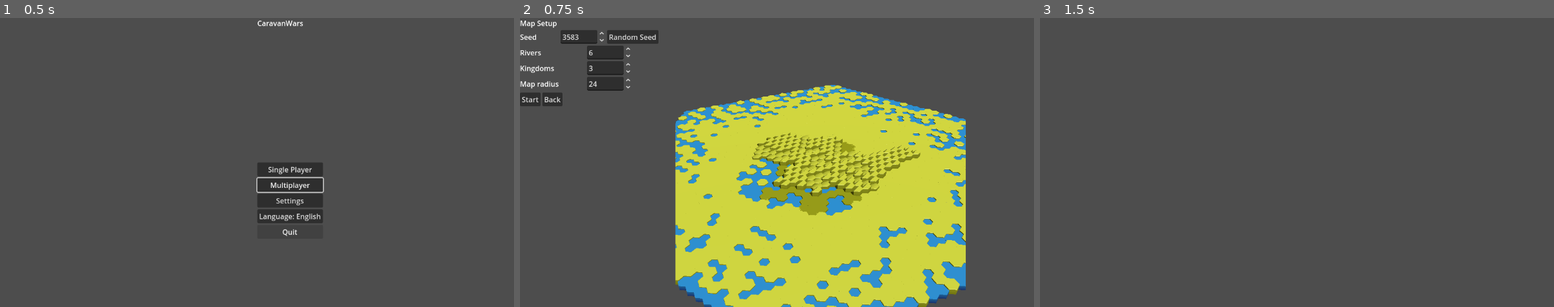
Above: before the commit, frames 1-3 (left to right).
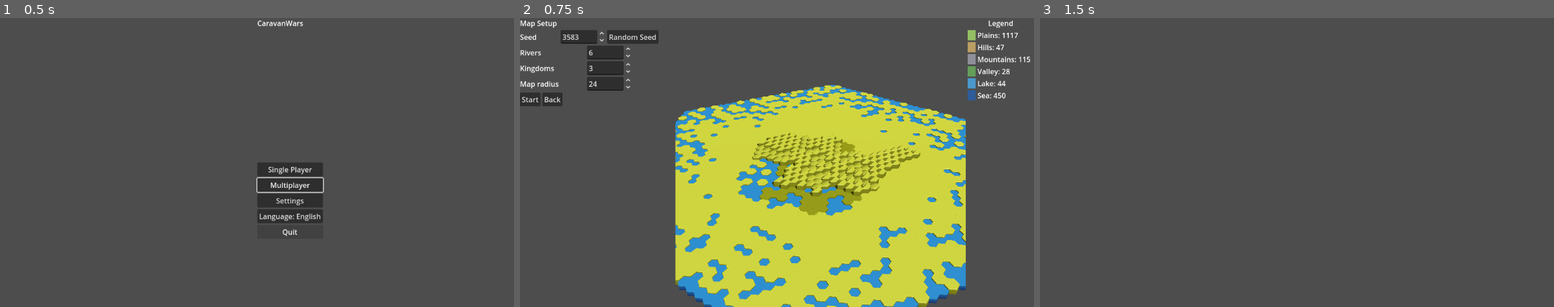
Above: after the commit, the same moments.

Repository: sepa79/CaravanWars
Game: Godot game, scene res://scenes/Main.tscn
The game is run twice, just before and just after one commit, with the same random seed, the same clock (stepped at 60 frames per second) and the same inputs.
Inputs:
- Up to frame 1 (0.5 s): no input
- Up to frame 2 (0.75 s): click "Single Player" at 0.5 s
- Up to frame 3 (1.5 s): click "Start" at 1.25 s

Frame 1 is identical in both runs. In frame 2, 0.8% of the frame differs, in the area x 31-100%, y 0-91%; in frame 3, nothing differs.

Commit message:
feat: add map preview controls and legend

Diff:
--- a/game/i18n/en.cfg
+++ b/game/i18n/en.cfg
@@ -81,6 +81,14 @@
 setup.legend_bridges="Bridges"
 setup.legend_fords="Fords"
 setup.legend_regions="Regions"
+setup.legend.title="Legend"
+setup.legend.count_format="{name}: {count}"
+setup.legend.plains="Plains"
+setup.legend.hills="Hills"
+setup.legend.mountains="Mountains"
+setup.legend.valley="Valley"
+setup.legend.lake="Lake"
+setup.legend.sea="Sea"
 setup.start="Start"
 
 errors.timeout="Connection timeout"
--- a/game/i18n/pl.cfg
+++ b/game/i18n/pl.cfg
@@ -81,6 +81,14 @@
 setup.legend_bridges="Mosty"
 setup.legend_fords="Brody"
 setup.legend_regions="Regiony"
+setup.legend.title="Legenda"
+setup.legend.count_format="{name}: {count}"
+setup.legend.plains="Równiny"
+setup.legend.hills="Wzgórza"
+setup.legend.mountains="Góry"
+setup.legend.valley="Dolina"
+setup.legend.lake="Jezioro"
+setup.legend.sea="Morze"
 setup.start="Start"
 
 errors.timeout="Przekroczono czas oczekiwania"
--- a/game/ui/MapSetupScreen.gd
+++ b/game/ui/MapSetupScreen.gd
@@ -4,11 +4,39 @@
 const CI_AUTO_QUIT_ENV := "CI_AUTO_QUIT"
 const HexMapConfig := preload("res://mapgen/HexMapConfig.gd")
 const HexMapData := preload("res://mapgen/HexMapData.gd")
+const REGION_LEGEND_ENTRIES: Array = [
+    {
+        "id": "plains",
+        "color": Color(0.58, 0.75, 0.39),
+    },
+    {
+        "id": "hills",
+        "color": Color(0.73, 0.62, 0.39),
+    },
+    {
+        "id": "mountains",
+        "color": Color(0.56, 0.56, 0.6),
+    },
+    {
+        "id": "valley",
+        "color": Color(0.4, 0.62, 0.35),
+    },
+    {
+        "id": "lake",
+        "color": Color(0.29, 0.6, 0.8),
+    },
+    {
+        "id": "sea",
+        "color": Color(0.18, 0.36, 0.6),
+    },
+]
+const LEGEND_SWATCH_SIZE: Vector2 = Vector2(18.0, 18.0)
 
 @onready var start_button: Button = $HBox/ControlsScroll/Controls/Buttons/Start
 @onready var back_button: Button = $HBox/ControlsScroll/Controls/Buttons/Back
 @onready var main_ui: Control = $HBox
 @onready var map_view: MapView = $HBox/MapRow/MapView
+@onready var legend_container: VBoxContainer = $HBox/MapRow/KingdomLegend
 @onready var title_label: Label = $HBox/ControlsScroll/Controls/Title
 @onready var seed_label: Label = $HBox/ControlsScroll/Controls/Params/SeedLabel
 @onready var seed_spinbox: SpinBox = $HBox/ControlsScroll/Controls/Params/SeedRow/Seed
@@ -25,6 +53,10 @@
 var _current_config: HexMapConfig
 var _updating_controls: bool = false
 var _rng := RandomNumberGenerator.new()
+var _legend_title_label: Label
+var _legend_entries_container: VBoxContainer
+var _legend_rows: Dictionary = {}
+var _legend_counts: Dictionary = {}
 
 func _ready() -> void:
     _rng.randomize()
@@ -37,6 +69,7 @@
     kingdom_spinbox.value_changed.connect(_on_kingdoms_changed)
     rivers_spinbox.value_changed.connect(_on_rivers_changed)
     radius_spinbox.value_changed.connect(_on_radius_changed)
+    _ensure_legend_controls()
     _strip_legacy_controls()
     _configure_param_ranges()
     _update_texts()
@@ -102,6 +135,7 @@
     radius_label.text = I18N.t("setup.map_radius")
     start_button.text = I18N.t("setup.start")
     back_button.text = I18N.t("menu.back")
+    _update_legend_texts()
 
 func _apply_config_to_controls() -> void:
     if _current_config == null:
@@ -123,15 +157,17 @@
 
 func _refresh_map_view() -> void:
     if map_view == null:
+        _update_region_legend({})
         return
     var prepared_map: Variant = World.get_prepared_map(Net.run_mode)
+    var map_dictionary: Dictionary = {}
     if prepared_map is HexMapData:
         var typed_map := prepared_map as HexMapData
-        map_view.set_map_data(typed_map.to_dictionary())
+        map_dictionary = typed_map.to_dictionary()
     elif typeof(prepared_map) == TYPE_DICTIONARY:
-        map_view.set_map_data(prepared_map)
-    else:
-        map_view.set_map_data({})
+        map_dictionary = prepared_map
+    map_view.set_map_data(map_dictionary)
+    _update_region_legend(map_dictionary)
 
 func _regenerate_map() -> void:
     if _current_config == null:
@@ -215,3 +251,100 @@
     if not is_inside_tree():
         return
     _on_start_pressed()
+
+func _ensure_legend_controls() -> void:
+    if legend_container == null:
+        return
+    legend_container.visible = false
+    if _legend_title_label == null:
+        _legend_title_label = Label.new()
+        _legend_title_label.name = "LegendTitle"
+        _legend_title_label.horizontal_alignment = HORIZONTAL_ALIGNMENT_CENTER
+        legend_container.add_child(_legend_title_label)
+    if _legend_entries_container == null:
+        _legend_entries_container = VBoxContainer.new()
+        _legend_entries_container.name = "LegendEntries"
+        _legend_entries_container.size_flags_horizontal = Control.SIZE_EXPAND_FILL
+        legend_container.add_child(_legend_entries_container)
+    if _legend_rows.is_empty():
+        for entry in REGION_LEGEND_ENTRIES:
+            var entry_id := String(entry.get("id", ""))
+            if entry_id.is_empty():
+                continue
+            var row := HBoxContainer.new()
+            row.name = "%sRow" % entry_id.capitalize()
+            row.size_flags_horizontal = Control.SIZE_EXPAND_FILL
+            row.alignment = BoxContainer.ALIGNMENT_BEGIN
+            var swatch := ColorRect.new()
+            swatch.custom_minimum_size = LEGEND_SWATCH_SIZE
+            swatch.size_flags_vertical = Control.SIZE_FILL
+            swatch.color = entry.get("color", Color.WHITE)
+            swatch.mouse_filter = Control.MOUSE_FILTER_IGNORE
+            var label := Label.new()
+            label.name = "%sLabel" % entry_id.capitalize()
+            label.size_flags_horizontal = Control.SIZE_EXPAND_FILL
+            label.horizontal_alignment = HORIZONTAL_ALIGNMENT_LEFT
+            label.mouse_filter = Control.MOUSE_FILTER_IGNORE
+            row.add_child(swatch)
+            row.add_child(label)
+            _legend_entries_container.add_child(row)
+            _legend_rows[entry_id] = {
+                "label": label,
+                "swatch": swatch,
+            }
+    for entry in REGION_LEGEND_ENTRIES:
+        var entry_id := String(entry.get("id", ""))
+        if entry_id.is_empty():
+            continue
+        _legend_counts[entry_id] = int(_legend_counts.get(entry_id, 0))
+    _update_legend_texts()
+
+func _update_region_legend(map_dictionary: Dictionary) -> void:
+    for entry in REGION_LEGEND_ENTRIES:
+        var entry_id := String(entry.get("id", ""))
+        if entry_id.is_empty():
+            continue
+        _legend_counts[entry_id] = 0
+    if typeof(map_dictionary) == TYPE_DICTIONARY:
+        var terrain: Variant = map_dictionary.get("terrain")
+        if typeof(terrain) == TYPE_DICTIONARY:
+            var regions: Variant = terrain.get("regions")
+            if typeof(regions) == TYPE_DICTIONARY:
+                var counts: Variant = regions.get("counts")
+                if typeof(counts) == TYPE_DICTIONARY:
+                    for key in counts.keys():
+                        var region_id := String(key)
+                        if _legend_counts.has(region_id):
+                            _legend_counts[region_id] = int(counts[key])
+    _update_legend_texts()
+    if legend_container != null:
+        legend_container.visible = _legend_has_any_counts()
+
+func _legend_has_any_counts() -> bool:
+    for value in _legend_counts.values():
+        if int(value) > 0:
+            return true
+    return false
+
+func _update_legend_texts() -> void:
+    if legend_container == null:
+        return
+    if _legend_title_label != null:
+        _legend_title_label.text = I18N.t("setup.legend.title")
+    var format_string := I18N.t("setup.legend.count_format")
+    for entry in REGION_LEGEND_ENTRIES:
+        var entry_id := String(entry.get("id", ""))
+        if entry_id.is_empty():
+            continue
+        var label_entry: Dictionary = _legend_rows.get(entry_id, {})
+        var label_node: Label = null
+        if label_entry.has("label") and label_entry["label"] is Label:
+            label_node = label_entry["label"] as Label
+        if label_node == null:
+            continue
+        var localized_name := I18N.t("setup.legend.%s" % entry_id)
+        var count_value := int(_legend_counts.get(entry_id, 0))
+        label_node.text = format_string.format({
+            "name": localized_name,
+            "count": count_value,
+        })
--- a/game/ui/MapView.gd
+++ b/game/ui/MapView.gd
@@ -33,6 +33,14 @@
 const LIGHT_DIRECTION: Vector3 = Vector3(-0.45, -1.0, -0.35)
 const LIGHT_ENERGY: float = 1.35
 const LIGHT_INDIRECT_ENERGY: float = 0.85
+const CAMERA_ZOOM_IN_FACTOR: float = 0.85
+const CAMERA_ZOOM_OUT_FACTOR: float = 1.15
+const CAMERA_MIN_ZOOM: float = 0.35
+const CAMERA_MAX_ZOOM: float = 3.0
+const CAMERA_PAN_BASE: float = 0.005
+const CAMERA_ROTATE_SPEED: float = 0.01
+const CAMERA_PAN_MARGIN_RATIO: float = 0.25
+const CAMERA_PAN_MARGIN_MIN: float = 4.0
 
 var map_data: Dictionary = {}
 
@@ -40,6 +48,14 @@
 var _region_layers: Dictionary = {}
 var _needs_refresh: bool = false
 var _map_bounds: Dictionary = {}
+var _camera_zoom: float = 1.0
+var _camera_orbit_yaw: float = 0.0
+var _camera_pan_offset: Vector2 = Vector2.ZERO
+var _camera_pan_bounds_min: Vector2 = Vector2.ZERO
+var _camera_pan_bounds_max: Vector2 = Vector2.ZERO
+var _map_extent_radius: float = 1.0
+var _is_panning: bool = false
+var _is_rotating: bool = false
 
 var _viewport: SubViewport
 var _terrain_root: Node3D
@@ -64,6 +80,8 @@
 
 func set_map_data(data: Dictionary) -> void:
     map_data = data
+    if data.is_empty():
+        _reset_camera_state()
     _needs_refresh = true
     _refresh_layers_if_needed()
     cities_changed.emit([])
@@ -139,6 +157,7 @@
         _terrain_root.name = "TerrainRoot"
         _terrain_root.unique_name_in_owner = true
         _viewport.add_child(_terrain_root)
+    _configure_input_capture()
 
 func _locate_container() -> Control:
     if is_class("SubViewportContainer"):
@@ -273,8 +292,15 @@
             "min": min_pos,
             "max": max_pos,
         }
+        var span_x: float = abs(max_pos.x - min_pos.x)
+        var span_z: float = abs(max_pos.z - min_pos.z)
+        _map_extent_radius = max(max(span_x, span_z) * 0.5, 1.0)
+        _update_pan_bounds(min_pos, max_pos)
     else:
         _map_bounds = {}
+        _map_extent_radius = 1.0
+        _camera_pan_bounds_min = Vector2.ZERO
+        _camera_pan_bounds_max = Vector2.ZERO
     _update_camera_framing()
 
 func _group_hexes_by_region() -> Dictionary:
@@ -367,13 +393,22 @@
         return
     var min_pos: Vector3 = _map_bounds.get("min", Vector3.ZERO)
     var max_pos: Vector3 = _map_bounds.get("max", Vector3.ZERO)
-    var center: Vector3 = (min_pos + max_pos) * 0.5
+    var base_center: Vector3 = (min_pos + max_pos) * 0.5
     var span_x: float = abs(max_pos.x - min_pos.x)
     var span_z: float = abs(max_pos.z - min_pos.z)
-    var extent: float = max(span_x, span_z) * 0.5
-    var distance: float = max(CAMERA_MIN_DISTANCE, extent * CAMERA_DISTANCE_FACTOR)
-    var height: float = max(CAMERA_BASE_HEIGHT, (extent * CAMERA_HEIGHT_PER_UNIT) + CAMERA_BASE_HEIGHT)
-    var offset_dir: Vector3 = CAMERA_ORBIT_DIRECTION
+    var extent: float = max(max(span_x, span_z) * 0.5, 1.0)
+    var zoom_factor: float = clampf(_camera_zoom, CAMERA_MIN_ZOOM, CAMERA_MAX_ZOOM)
+    var distance: float = max(CAMERA_MIN_DISTANCE, extent * CAMERA_DISTANCE_FACTOR) * zoom_factor
+    var height: float = max(CAMERA_BASE_HEIGHT, (extent * CAMERA_HEIGHT_PER_UNIT) + CAMERA_BASE_HEIGHT) * zoom_factor
+    height = max(height, 4.0)
+    var center_2d: Vector2 = Vector2(base_center.x, base_center.z) + _camera_pan_offset
+    if _camera_pan_bounds_max.x > _camera_pan_bounds_min.x:
+        center_2d.x = clampf(center_2d.x, _camera_pan_bounds_min.x, _camera_pan_bounds_max.x)
+    if _camera_pan_bounds_max.y > _camera_pan_bounds_min.y:
+        center_2d.y = clampf(center_2d.y, _camera_pan_bounds_min.y, _camera_pan_bounds_max.y)
+    _camera_pan_offset = center_2d - Vector2(base_center.x, base_center.z)
+    var center: Vector3 = Vector3(center_2d.x, base_center.y, center_2d.y)
+    var offset_dir: Vector3 = CAMERA_ORBIT_DIRECTION.normalized().rotated(Vector3.UP, _camera_orbit_yaw)
     var horizontal_offset: Vector3 = offset_dir * distance
     var origin: Vector3 = Vector3(center.x + horizontal_offset.x, height, center.z + horizontal_offset.z)
     var target: Vector3 = Vector3(center.x, center.y, center.z)
@@ -408,3 +443,103 @@
     direction = direction.normalized()
     var basis := Basis().looking_at(direction, Vector3.UP)
     _sun_light.transform = Transform3D(basis, _sun_light.transform.origin)
+
+func _configure_input_capture() -> void:
+    if self is Control:
+        var control := self as Control
+        control.mouse_filter = Control.MOUSE_FILTER_STOP
+        control.focus_mode = Control.FOCUS_ALL
+    if _viewport_container != null:
+        _viewport_container.mouse_filter = Control.MOUSE_FILTER_STOP
+        _viewport_container.focus_mode = Control.FOCUS_ALL
+
+func _gui_input(event: InputEvent) -> void:
+    if event is InputEventMouseButton:
+        var mouse_button := event as InputEventMouseButton
+        if mouse_button.button_index == MOUSE_BUTTON_WHEEL_UP and mouse_button.pressed:
+            _change_camera_zoom(CAMERA_ZOOM_IN_FACTOR)
+            accept_event()
+            return
+        if mouse_button.button_index == MOUSE_BUTTON_WHEEL_DOWN and mouse_button.pressed:
+            _change_camera_zoom(CAMERA_ZOOM_OUT_FACTOR)
+            accept_event()
+            return
+        if mouse_button.button_index == MOUSE_BUTTON_LEFT or mouse_button.button_index == MOUSE_BUTTON_MIDDLE:
+            _is_panning = mouse_button.pressed
+            if not mouse_button.pressed:
+                _is_panning = false
+            else:
+                accept_event()
+            return
+        if mouse_button.button_index == MOUSE_BUTTON_RIGHT:
+            _is_rotating = mouse_button.pressed
+            if not mouse_button.pressed:
+                _is_rotating = false
+            else:
+                accept_event()
+            return
+    elif event is InputEventMouseMotion:
+        var motion := event as InputEventMouseMotion
+        var handled: bool = false
+        if _is_rotating and (motion.button_mask & MOUSE_BUTTON_MASK_RIGHT) != 0:
+            _apply_camera_rotation(motion.relative.x)
+            handled = true
+        elif (_is_panning and (motion.button_mask & MOUSE_BUTTON_MASK_LEFT) != 0) or ((motion.button_mask & MOUSE_BUTTON_MASK_MIDDLE) != 0):
+            _apply_camera_pan(motion.relative)
+            _is_panning = true
+            handled = true
+        if handled:
+            accept_event()
+
+func _change_camera_zoom(factor: float) -> void:
+    var new_zoom: float = clampf(_camera_zoom * factor, CAMERA_MIN_ZOOM, CAMERA_MAX_ZOOM)
+    if absf(new_zoom - _camera_zoom) < 0.0001:
+        return
+    _camera_zoom = new_zoom
+    _update_camera_framing()
+
+func _apply_camera_rotation(delta_x: float) -> void:
+    _camera_orbit_yaw = wrapf(_camera_orbit_yaw - (delta_x * CAMERA_ROTATE_SPEED), -TAU, TAU)
+    _update_camera_framing()
+
+func _apply_camera_pan(relative: Vector2) -> void:
+    if _camera == null:
+        return
+    if relative.is_zero_approx():
+        return
+    var right: Vector3 = _camera.transform.basis.x
+    var forward: Vector3 = -_camera.transform.basis.z
+    right.y = 0.0
+    forward.y = 0.0
+    if right.length_squared() < 0.001 or forward.length_squared() < 0.001:
+        return
+    right = right.normalized()
+    forward = forward.normalized()
+    var scale: float = _compute_pan_scale()
+    var movement: Vector3 = (-right * relative.x + forward * relative.y) * scale
+    _camera_pan_offset += Vector2(movement.x, movement.z)
+    _update_camera_framing()
+
+func _compute_pan_scale() -> float:
+    var extent: float = max(_map_extent_radius, 1.0)
+    var viewport_size: Vector2 = Vector2(1.0, 1.0)
+    if _viewport != null:
+        viewport_size = _viewport.size
+        viewport_size.x = max(viewport_size.x, 1.0)
+        viewport_size.y = max(viewport_size.y, 1.0)
+    var reference: float = 600.0
+    var scale: float = extent * CAMERA_PAN_BASE * _camera_zoom
+    scale *= reference / viewport_size.y
+    return scale
+
+func _update_pan_bounds(min_pos: Vector3, max_pos: Vector3) -> void:
+    var margin: float = max(_map_extent_radius * CAMERA_PAN_MARGIN_RATIO, CAMERA_PAN_MARGIN_MIN)
+    _camera_pan_bounds_min = Vector2(min_pos.x - margin, min_pos.z - margin)
+    _camera_pan_bounds_max = Vector2(max_pos.x + margin, max_pos.z + margin)
+
+func _reset_camera_state() -> void:
+    _camera_zoom = 1.0
+    _camera_orbit_yaw = 0.0
+    _camera_pan_offset = Vector2.ZERO
+    _is_panning = false
+    _is_rotating = false
Not shown, changed: CHANGELOG.md
